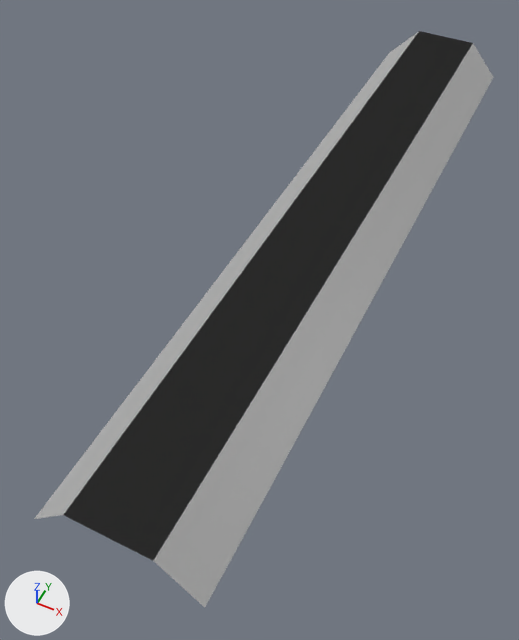
The OBJ model Resources/Meshes/6m/Slope_Node_Pavement_Steel.obj: old version first, new version second.
One viewpoint serves both versions: a 50 mm lens placed at (15.4, -44.0, 37.8), pointed at (-2.5, -8.1, -7.1). Every picture has the same lights, and +X, +Y and +Z are marked at lower left. Where no turn or scale is listed for an object, it has been applied to the vertices.

Names of what the first picture shows: 'Slope_Node_Pavement_Steel'.
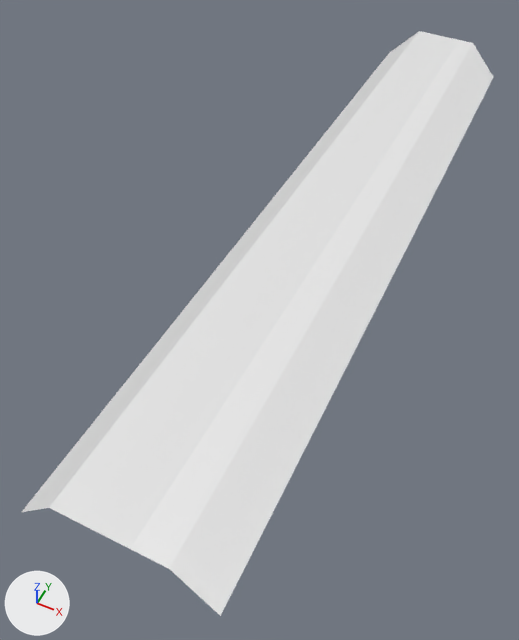
The change, as a diff of the scene's bpy script:
```diff
--- a/Resources/Meshes/6m/Slope_Node_Pavement_Steel.obj.py
+++ b/Resources/Meshes/6m/Slope_Node_Pavement_Steel.obj.py
@@ me_slope_node_pavement_steel @@
 # used by ob_slope_node_pavement_steel; location = (0.0, 0.0, 0.0)
-me_slope_node_pavement_steel.from_pydata(...)  # 91 vertices, 144 faces; spans x -6.0..6.0, y -32.0..32.0, z -3.2..0.0
+me_slope_node_pavement_steel.from_pydata(...)  # 91 vertices, 144 faces; spans x -7.0..7.0, y -32.0..32.0, z -3.2..0.0
+# me_slope_node_pavement_steel part 1: 48 of 91 vertices moved; they spanned x -6.0..6.0, y -32.0..26.7, z -3.2..0.0 and now span x -7.0..7.0, y -32.0..26.7, z -3.2..0.0; mean shift (0.0, 0.0, 0.0); largest move (3.0, -32.0, 0.0) -> (4.0, -32.0, 0.0)
+# me_slope_node_pavement_steel part 2: edges marked sharp go from 24 to 37
```

Changed parts and their boxes (x1, y1, x2, y2) in the pictures (519 x 640 px; the box of a moved part takes in the faces that stretch with it):
'Slope_Node_Pavement_Steel', reshaped, shading changed
    before: (34, 31, 493, 607)
    after: (22, 31, 493, 616)
part 1 of me_slope_node_pavement_steel, moved or reshaped
    before: (34, 31, 493, 607)
    after: (22, 31, 493, 616)
part 2 of me_slope_node_pavement_steel, shading changed
    both: (85, 34, 472, 549)
